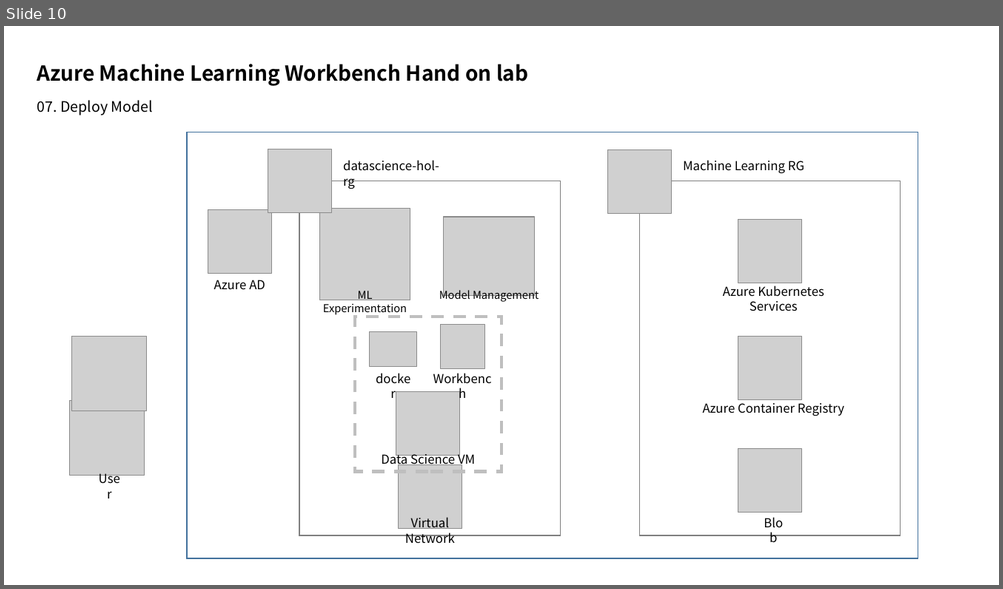
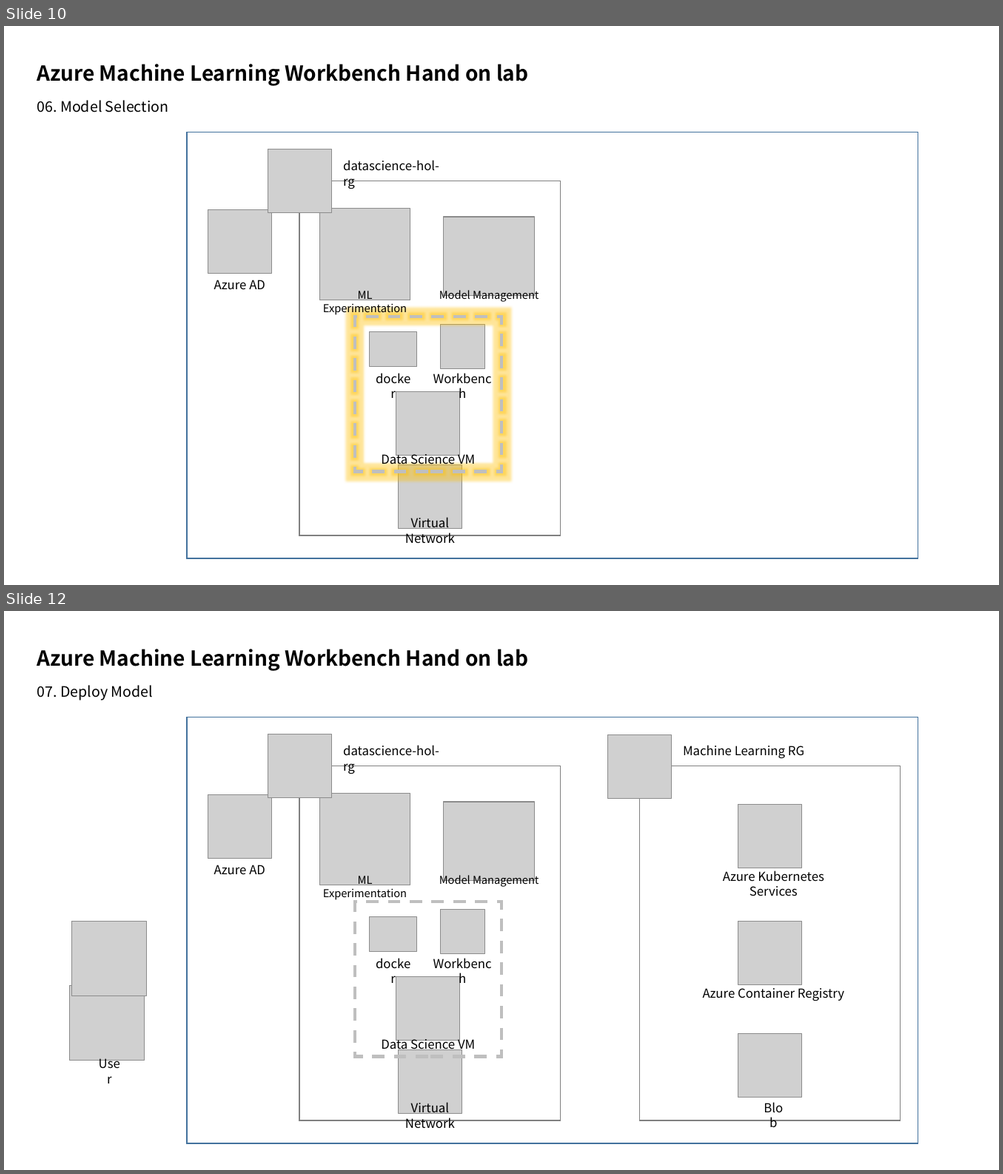
Before and after one commit to xlegend1024/az-amlw-hol, a slide deck: az-amlw-hol-arch.pptx. Shown one above the other, each under a label of ours: slide 10 before the commit, slides 10 and 12 after it; the slides between them are not shown. The pictures are 1003x589 and 1003x1174 pixels, drawn with LibreOffice and Linux fonts; fonts in the diff are those of the drawing; grey boxes stand for pictures. Boxes give left, top, right and bottom in pixels: in the first picture for what was removed or moved away, otherwise in the second. Text is boxed around its words. In the diff, an @@ line names an element or a change of style, - is before the commit and + after.

```diff
--- a/az-amlw-hol-arch.pptx
+++ b/az-amlw-hol-arch.pptx
@@ slide 10 added at (x1=4, y1=26, x2=999, y2=585), background #FFFFFF @@
@@ title added at (x1=37, y1=64, x2=528, y2=86), 20 pt, text #000000, bold @@
+Azure Machine Learning Workbench Hand on lab
@@ text added at (x1=37, y1=100, x2=168, y2=113), 14 pt, text #000000 @@
+06. Model Selection
@@ rectangle added at (x1=187, y1=132, x2=918, y2=559), outline #43739E 1 pt @@
@@ picture added at (x1=267, y1=149, x2=331, y2=212) @@
@@ text added at (x1=343, y1=160, x2=439, y2=190), 12 pt, text #000000 @@
+datascience-hol-rg
@@ rectangle added at (x1=299, y1=181, x2=560, y2=536), outline #808080 1 pt @@
@@ picture added at (x1=208, y1=210, x2=271, y2=273) @@
@@ picture added at (x1=319, y1=208, x2=410, y2=301) @@
@@ picture added at (x1=444, y1=217, x2=535, y2=296) @@
@@ text added at (x1=214, y1=280, x2=265, y2=290), 12 pt, text #000000 @@
+Azure AD
@@ text added at (x1=323, y1=291, x2=407, y2=315), 10.5 pt, text #000000 @@
+ML Experimentation
@@ text added at (x1=439, y1=289, x2=538, y2=303), 10.5 pt, text #000000 @@
+Model Management
@@ rectangle added at (x1=355, y1=317, x2=502, y2=472), outline #BFBFBF 3 pt dashed @@
@@ picture added at (x1=370, y1=332, x2=417, y2=367) @@
@@ picture added at (x1=441, y1=324, x2=484, y2=369) @@
@@ text added at (x1=367, y1=368, x2=421, y2=390), 12 pt, text #000000 @@
+docker
@@ text added at (x1=423, y1=368, x2=503, y2=390), 12 pt, text #000000 @@
+Workbench
@@ picture added at (x1=396, y1=392, x2=460, y2=455) @@
@@ text added at (x1=381, y1=452, x2=475, y2=468), 12 pt, text #000000 @@
+Data Science VM
@@ picture added at (x1=398, y1=466, x2=461, y2=529) @@
@@ text added at (x1=405, y1=517, x2=455, y2=544), 12 pt, text #000000 @@
+Virtual Network
@@ what was slide 10 is now slide 12 @@
```
Also in this commit, not shown: 1 other slide added, 3 other files.
